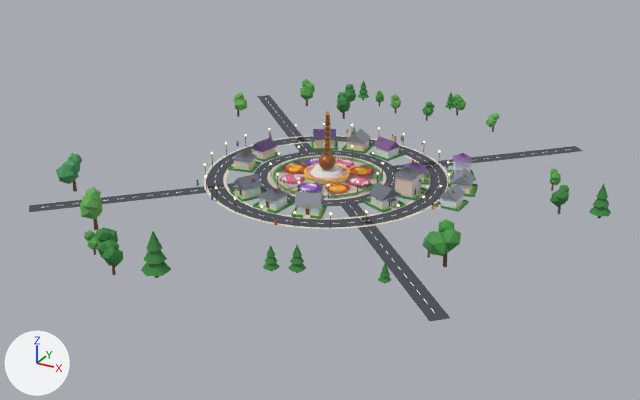
One commit to the glTF model towns/annamayya.glb: the scene before it, then after it.
Camera for both pictures: a 50 mm lens placed at (124.8, -231.4, 106.9), pointed at (3.5, -11.0, -3.3). Every picture has the same lights, and +X, +Y and +Z are marked at lower left. The first picture is the older version. Where no turn or scale is listed for an object, it has been applied to the vertices. Vertices at exactly the same position are counted once.
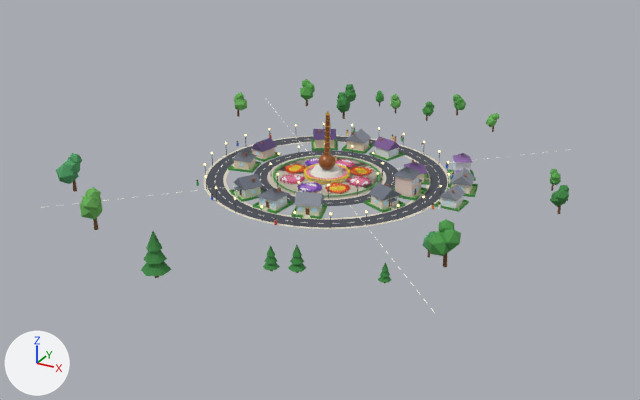
Where the newer file only moved an object's origin or applied its transform, the numbers keep the older frame.

Changed parts and their boxes (x1, y1, x2, y2) in the pictures (640 x 400 px):
'Mesh_12', reshaped (12% narrower, 16% shorter): before (29, 79, 611, 321); after (56, 79, 569, 283)
part 1 of me_mesh_12, deleted: before (29, 80, 611, 321)

The edits, one by one:
me_mesh_12 is used by ob_mesh_12; location (10.0, -0.1, 10.7).
me_mesh_12 had 3595 vertices, 5232 faces and spanned x -76.0..76.0, y -86.0..86.0, z -11.0..11.0.
me_mesh_12 now has 3330 vertices, 4816 faces and spans x -76.0..65.0, y -83.0..81.0, z -11.0..11.0.
me_mesh_12 part 1: 25 loose pieces with 265 vertices, spanning x -76.0..76.0, y -86.0..86.0, z -11.0..0.0, are deleted.
Other edits to the shape of me_mesh_12 do not show in these pictures.
